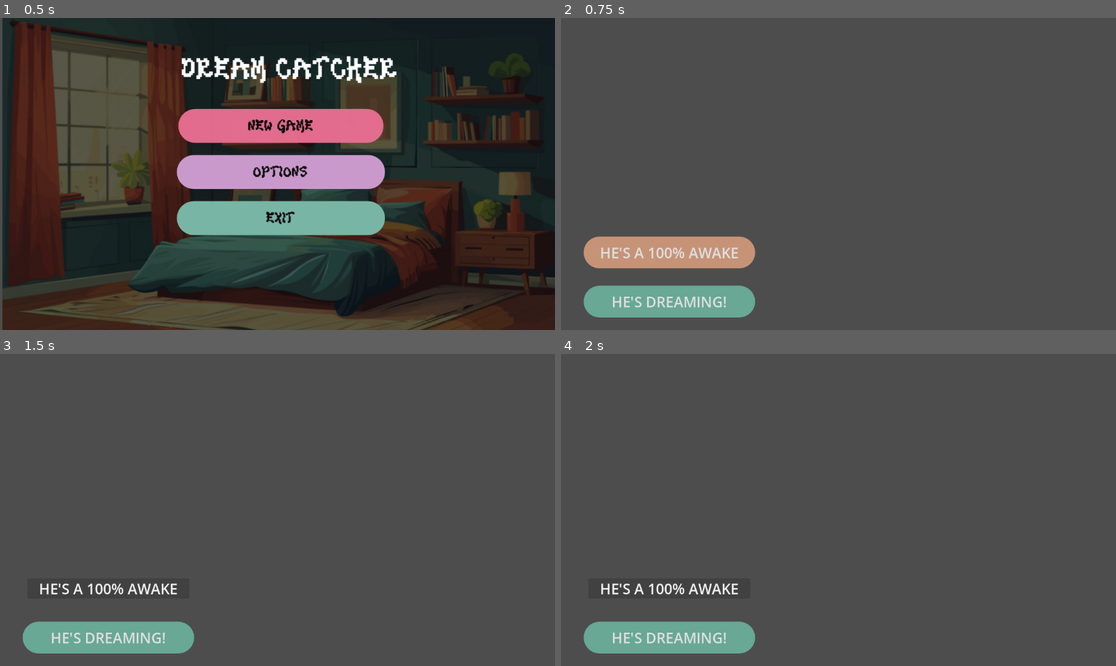
Above: before the commit, frames 1-4 (two rows, left to right).
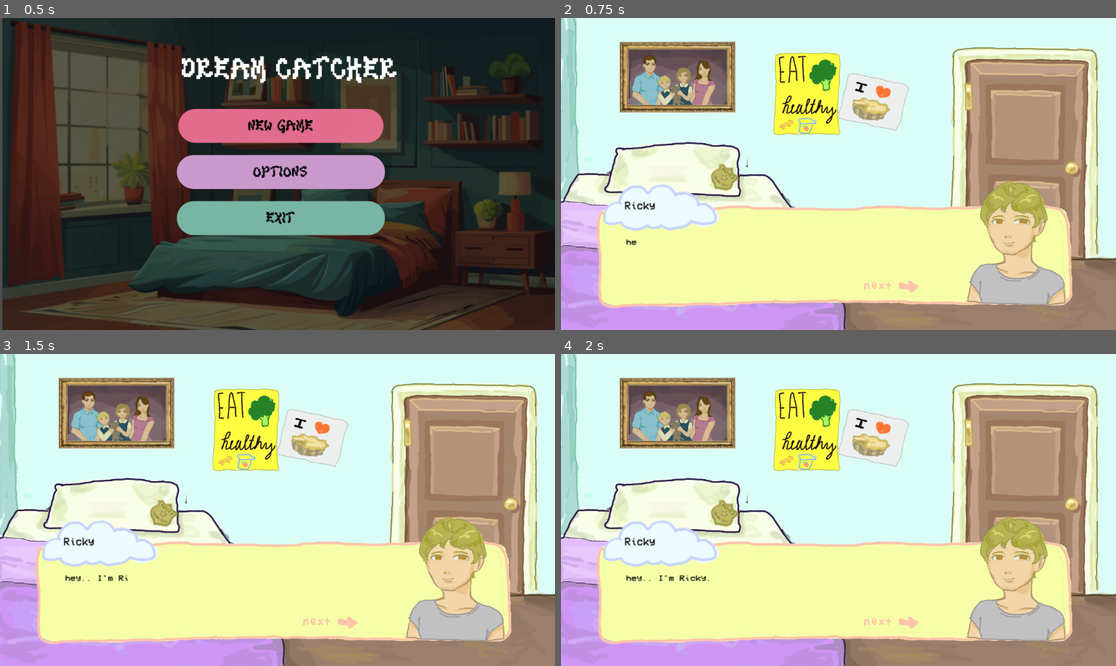
Above: after the commit, the same moments.

Repository: zoebiscuit/dreamCatcher
Game: Godot game, scene res://Main_menu.tscn
Same seed, same stepped clock (60 frames per second), same inputs: the game is played once before the commit and once after it.
Inputs:
- Up to frame 1 (0.5 s): no input
- Up to frame 2 (0.75 s): click "NEW GAME" at 0.5 s
- Up to frame 3 (1.5 s): click "HE'S A 100% AWAKE" at 1.25 s
- Up to frame 4 (2 s): no input

Frame 1 is identical in both runs. In frame 2, 99% of the frame differs, in the area x 0-100%, y 0-100%; in frame 3, 99%; in frame 4, 99%.

Commit message:
trying not to crash game

Diff:
--- /dev/null
+++ b/dream-catcher-main/1_st_level.gd
@@ -0,0 +1,11 @@
+extends Node2D
+
+
+# Called when the node enters the scene tree for the first time.
+func _ready() -> void:
+	pass # Replace with function body.
+
+
+# Called every frame. 'delta' is the elapsed time since the previous frame.
+func _process(delta: float) -> void:
+	pass
--- a/dream-catcher-main/1st level.tscn
+++ b/dream-catcher-main/1st level.tscn
@@ -1,4 +1,6 @@
 [gd_scene format=3 uid="uid://cmulk25k3lajw"]
+
+[ext_resource type="PackedScene" uid="uid://xf7t6sietjr8" path="res://text_box.tscn" id="1_i8n5i"]
 
 [sub_resource type="SpriteFrames" id="SpriteFrames_bhgy2"]
 
@@ -50,3 +52,5 @@
 theme_override_font_sizes/font_size = 30
 theme_override_styles/normal = SubResource("StyleBoxFlat_i8n5i")
 text = "HE'S DREAMING!"
+
+[node name="TextBox" parent="." unique_id=673858522 instance=ExtResource("1_i8n5i")]
--- a/dream-catcher-main/project.godot
+++ b/dream-catcher-main/project.godot
@@ -19,6 +19,14 @@
 config/features=PackedStringArray("4.6", "GL Compatibility")
 config/icon="res://icon.svg"
 
+[input]
+
+click={
+"deadzone": 0.2,
+"events": [Object(InputEventMouseButton,"resource_local_to_scene":false,"resource_name":"","device":-1,"window_id":0,"alt_pressed":false,"shift_pressed":false,"ctrl_pressed":false,"meta_pressed":false,"button_mask":0,"position":Vector2(0, 0),"global_position":Vector2(0, 0),"factor":1.0,"button_index":1,"canceled":false,"pressed":false,"double_click":false,"script":null)
+]
+}
+
 [physics]
 
 3d/physics_engine="Jolt Physics"
--- /dev/null
+++ b/dream-catcher-main/text_box.gd
@@ -0,0 +1,57 @@
+extends Node2D
+@onready var animation = $A
+
+var display_name := "String"
+signal advance
+
+# Called when the node enters the scene tree for the first time.
+func _ready() -> void:
+	self.hide()
+	$family_photo.hide()
+	$background.show()
+	await talk("Ricky", "hey.. I'm Ricky.")
+	$family_photo.show()
+	await talk("Ricky", "I live at home with my mother, sister, and my pet cat Milo.")
+	await talk("Ricky", "Spring in Chicago has been cool.")
+	$family_photo.hide()
+	$ricky.texture = load("res://ricky_ok_n.png")
+	await talk("Ricky", "However, I wouldn't know as I have been stuck in my bed...")
+	await talk("Ricky", "unable to move past the door and see the world living outside the walls.")
+	$ricky.texture = load("res://ricky_smile.png")
+	await talk("Ricky", "My life had been going great before though. I had been working at SuperMart for a year.")
+	await talk("Ricky", "Every night I came home from my shift, my mom would come back from working at the restuarant.")
+	await talk("Ricky", "Her hands would always be holding a freshly baked chicken pot pie. Literally, my favorite.")
+	await talk("Ricky", "Though, that was all before I had these...")
+	$ricky.texture = load("res://ricky_ok_n.png")
+	await talk("Ricky", "dreams")
+	await talk("Ricky", "They make me wonder, what parts of my life are real")
+	await talk("Ricky", "and what parts were just all in my dreams.")
+
+
+	#fade to black
+	#wait(2)
+	#await talk("???", "It was all in your dreams."
+
+# Called every frame. 'delta' is the elapsed time since the previous frame.
+func _process(delta: float) -> void:
+
+	$Name.text = display_name
+
+	if Input.is_action_just_pressed("click"):
+		emit_signal("advance")
+
+func talk(name: String, message: String):
+	self.show()
+	animation.play("typing")
+	display_name = name
+	$Message.text = message
+
+	await wait(2.0)
+	await advance
+
+	self.hide()
+	display_name = ""
+	#print("debug")
+
+func wait(seconds: float) -> void:
+	await get_tree().create_timer(seconds).timeout
--- /dev/null
+++ b/dream-catcher-main/text_box.tscn
@@ -0,0 +1,106 @@
+[gd_scene format=3 uid="uid://xf7t6sietjr8"]
+
+[ext_resource type="Script" uid="uid://nnqwpm0hx2fl" path="res://text_box.gd" id="1_d0rgj"]
+[ext_resource type="Texture2D" uid="uid://nwfbtbtflj3m" path="res://dream_txtbox_template.png" id="2_5tto5"]
+[ext_resource type="Texture2D" uid="uid://cp5ga6t703cjd" path="res://bed_bg_elements.png" id="2_74mx6"]
+[ext_resource type="Texture2D" uid="uid://4fuqkydqqb0v" path="res://family_photo_dream.png" id="3_f0u0k"]
+[ext_resource type="FontFile" uid="uid://b1ymaa4omrano" path="res://VCR_OSD_MONO_1.001.ttf" id="3_polir"]
+[ext_resource type="Texture2D" uid="uid://dm20jy8p313s5" path="res://ricky_smile.png" id="4_polir"]
+
+[sub_resource type="Animation" id="Animation_d0rgj"]
+length = 0.001
+tracks/0/type = "value"
+tracks/0/imported = false
+tracks/0/enabled = true
+tracks/0/path = NodePath("Message:visible_ratio")
+tracks/0/interp = 1
+tracks/0/loop_wrap = true
+tracks/0/keys = {
+"times": PackedFloat32Array(0),
+"transitions": PackedFloat32Array(1),
+"update": 0,
+"values": [0.0]
+}
+
+[sub_resource type="Animation" id="Animation_5tto5"]
+resource_name = "typing"
+length = 1.3
+tracks/0/type = "value"
+tracks/0/imported = false
+tracks/0/enabled = true
+tracks/0/path = NodePath("Message:visible_ratio")
+tracks/0/interp = 1
+tracks/0/loop_wrap = true
+tracks/0/keys = {
+"times": PackedFloat32Array(0, 1.1666666),
+"transitions": PackedFloat32Array(1, 1),
+"update": 0,
+"values": [0.0, 1.0]
+}
+
+[sub_resource type="AnimationLibrary" id="AnimationLibrary_polir"]
+_data = {
+&"RESET": SubResource("Animation_d0rgj"),
+&"typing": SubResource("Animation_5tto5")
+}
+
+[node name="TextBox" type="Node2D" unique_id=673858522]
+script = ExtResource("1_d0rgj")
+
+[node name="background" type="TextureRect" parent="." unique_id=1246840857]
+offset_right = 1109.3334
+offset_bottom = 649.0
+texture = ExtResource("2_74mx6")
+expand_mode = 3
+
+[node name="family_photo" type="TextureRect" parent="." unique_id=93339532]
+offset_left = 28.0
+offset_top = -48.0
+offset_right = 1274.0
+offset_bottom = 549.0
+texture = ExtResource("3_f0u0k")
+expand_mode = 1
+stretch_mode = 4
+
+[node name="image" type="TextureRect" parent="." unique_id=2005931230]
+offset_left = 54.0
+offset_top = 28.0
+offset_right = 1974.0
+offset_bottom = 1108.0
+scale = Vector2(0.5406562, 0.5406562)
+texture = ExtResource("2_5tto5")
+
+[node name="Message" type="RichTextLabel" parent="." unique_id=1388169835]
+offset_left = 135.0
+offset_top = 457.00003
+offset_right = 455.88208
+offset_bottom = 518.89325
+scale = Vector2(1.5769035, 1.4211029)
+theme_override_colors/default_color = Color(0, 0, 0, 1)
+theme_override_fonts/normal_font = ExtResource("3_polir")
+theme_override_font_sizes/normal_font_size = 12
+theme_override_font_sizes/bold_font_size = 8
+text = "hdcfjgvhbytcfjv"
+visible_characters = 0
+visible_ratio = 0.0
+
+[node name="Name" type="RichTextLabel" parent="." unique_id=636730808]
+offset_left = 132.00002
+offset_top = 379.0
+offset_right = 212.91109
+offset_bottom = 412.0
+scale = Vector2(1.3568455, 1.326671)
+theme_override_colors/default_color = Color(0, 0, 0, 1)
+theme_override_fonts/normal_font = ExtResource("3_polir")
+
+[node name="A" type="AnimationPlayer" parent="." unique_id=1280434204]
+libraries/ = SubResource("AnimationLibrary_polir")
+
+[node name="ricky" type="TextureRect" parent="." unique_id=743490548]
+offset_left = 286.0
+offset_top = 167.0
+offset_right = 1226.0
+offset_bottom = 611.0
+texture = ExtResource("4_polir")
+expand_mode = 1
+stretch_mode = 4
Not shown, added: dream-catcher-main/1_st_level.gd.uid
Binary file added: dream-catcher-main/SourceCodePro-Black.ttf
Not shown, added: dream-catcher-main/SourceCodePro-Black.ttf.import
Binary file added: dream-catcher-main/VCR_OSD_MONO_1.001.ttf
Not shown, added: dream-catcher-main/VCR_OSD_MONO_1.001.ttf.import
Binary file added: dream-catcher-main/bed_bg_elements.png
Not shown, added: dream-catcher-main/bed_bg_elements.png.import
Binary file added: dream-catcher-main/dream_txtbox_template.png
Not shown, added: dream-catcher-main/dream_txtbox_template.png.import
Binary file added: dream-catcher-main/family_photo_dream.png
Not shown, added: dream-catcher-main/family_photo_dream.png.import
Binary file added: dream-catcher-main/ricky_ok_n.png
(and 6 more such lines)
